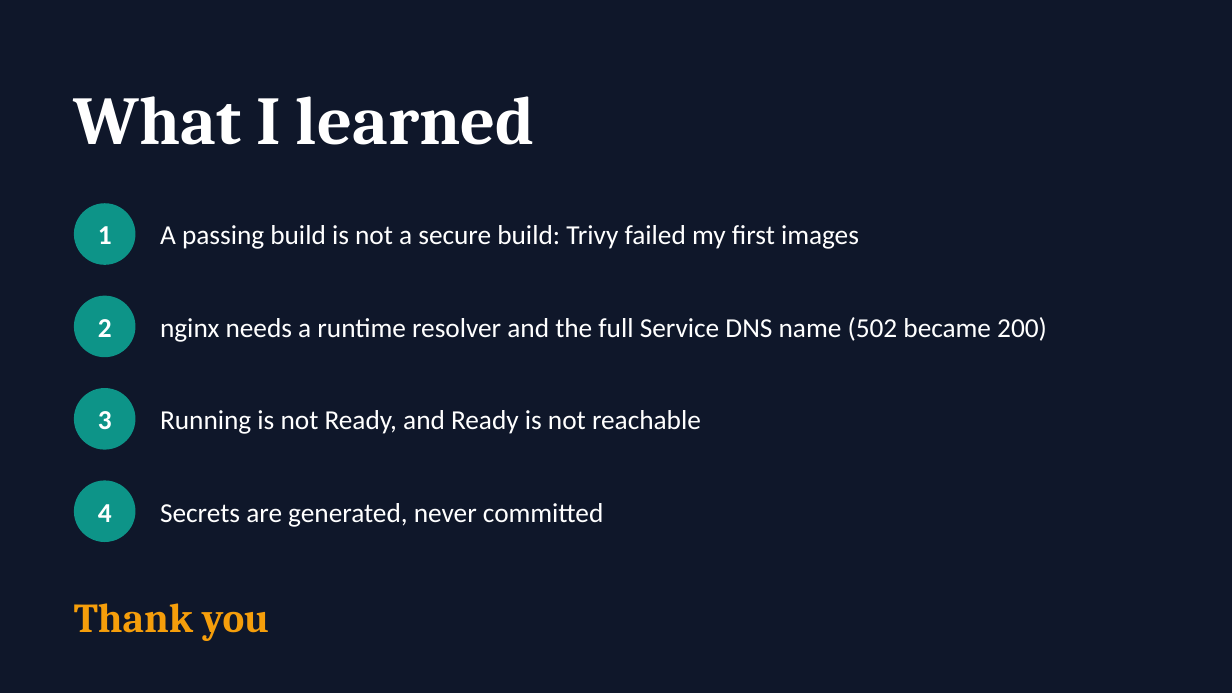
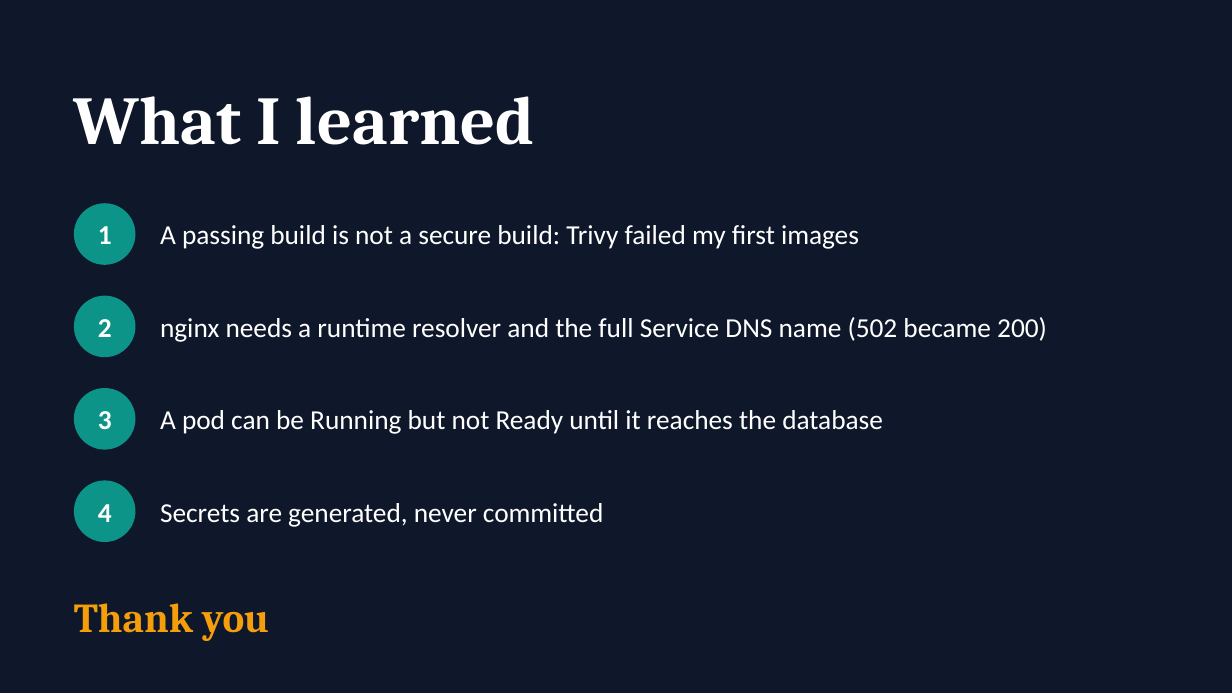
Before and after one commit to Raghavendra1729-cell/placetrack-devops-capstone, a slide deck: slide 17 of PlaceTrack-Capstone.pptx. Drawn at 1232x693 pixels with LibreOffice and Linux fonts; fonts in the diff are those of the drawing. Boxes give left, top, right and bottom in pixels: in the first picture for what was removed or moved away, otherwise in the second. Text is boxed around its words. In the diff, an @@ line names an element or a change of style, - is before the commit and + after.

```diff
--- a/PlaceTrack-Capstone.pptx
+++ b/PlaceTrack-Capstone.pptx
@@ text at <box>160,410,883,434</box>: text changed @@
-Running is not Ready, and Ready is not reachable
+A pod can be Running but not Ready until it reaches the database
```
Also in this commit, not shown: 1 other slide changed, 1 other file.
